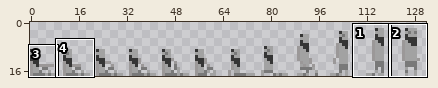
File history of a sprite sheet, game/assets/images/f_sit_stand-sheet.png. The first picture is a wide view before the edit; the outline marks the close-up.
Close-up. Before the edit:
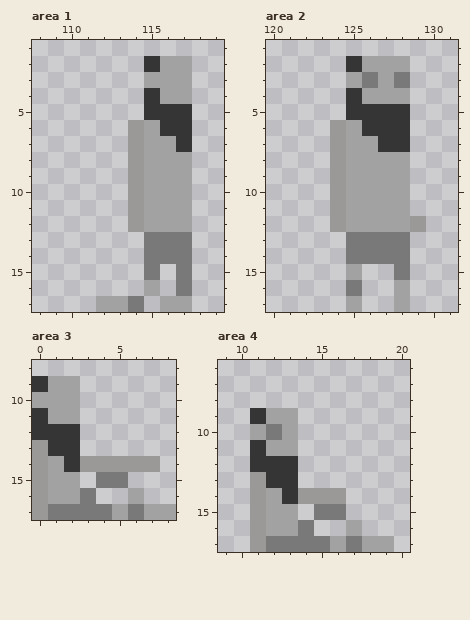
The file is 132x18 pixels. Shown: area 1: x 108..119, y 1..17; area 2: x 120..131, y 1..17; area 3: x 0..8, y 8..17; area 4: x 9..20, y 6..17. The commit also changed other parts of the picture, which this record leaves out.
The same view after the edit:
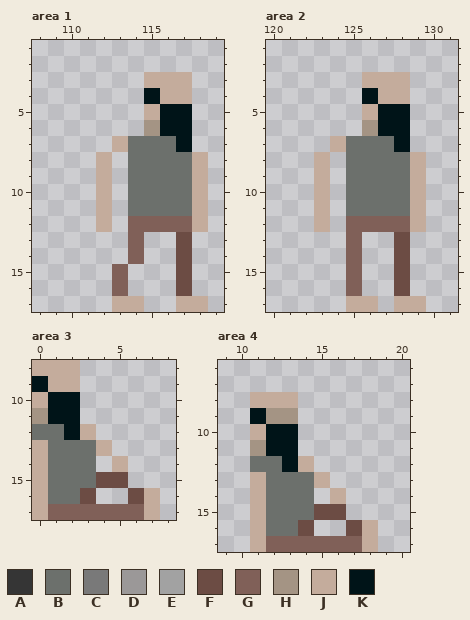
Palette (. is transparent): A #353535  B #6c706c  C #797979  D #9b9898  E #a2a2a2  F #6c4c44  G #806058  H #a49484  J #c4ac9c  K #001418
The exact change:
Changed rows in their new state; - is an unchanged pixel.
Area 1:
first column x 112:
 2 ---...-
 3 ---JJJ-
 4 ---KJJ-
 5 ---JKK-
 6 --.HKK-
 7 -JBBBK-
 8 J-BBBBJ
 9 J-BBBBJ
10 J-BBBBJ
11 J-BBBBJ
12 J-GGGGJ
13 --G..F-
14 --G..F-
15 -G-.-F-
16 -G-.-F-
17 .JJ-.JJ
Area 2:
first column x 123:
 2 --....-
 3 --.JJJ-
 4 --.KJJ-
 5 --.JKK-
 6 -..HKK-
 7 -JBBBK-
 8 J.BBBBJ
 9 J.BBBBJ
10 J.BBBBJ
11 J.BBBBJ
12 J.GGGGJ
13 --G..F-
14 --G..F-
15 --G--F-
16 --G--F-
17 --JJ-JJ
Area 3:
first column x 0:
 8 JJJ------
 9 KJJ------
10 JKK------
11 HKK------
12 BBKJ-----
13 JBBBJ----
14 JBBB.J..-
15 JBBBFF---
16 JBBF--FJ-
17 JGGGGGGJ.
Area 4:
first column x 11:
 8 JJJ------
 9 KHH------
10 JKK------
11 HKK------
12 BBKJ-----
13 JBBBJ----
14 JBBB.J---
15 JBBBFF---
16 JBBF--FJ-
17 JGGGGGGJ.
